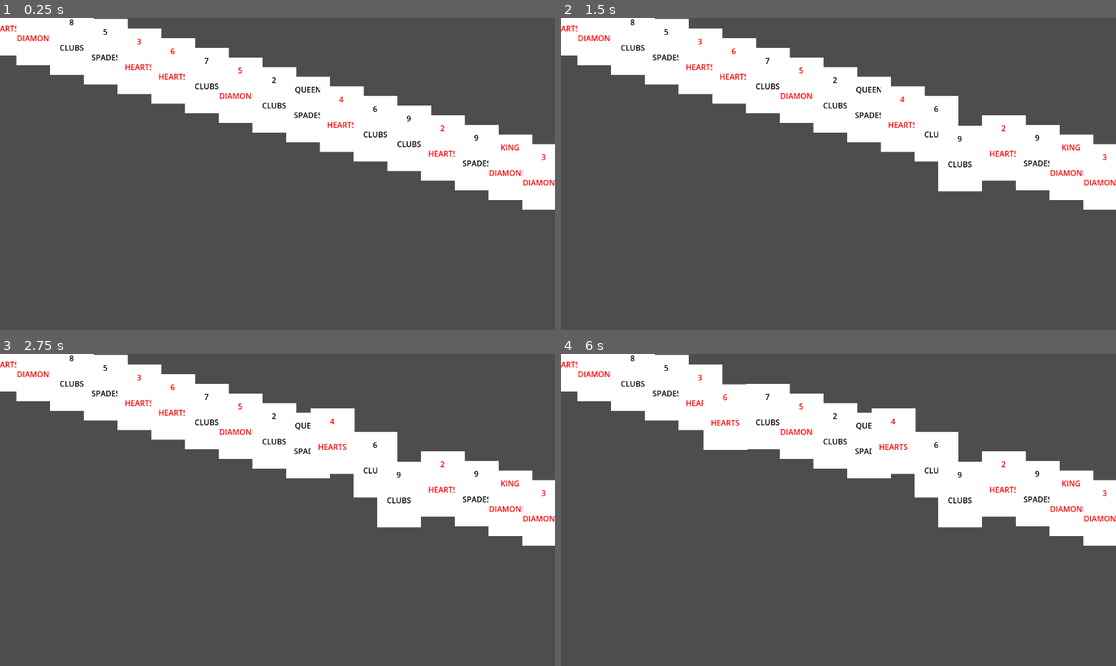
Above: before the commit, frames 1-4 (two rows, left to right).
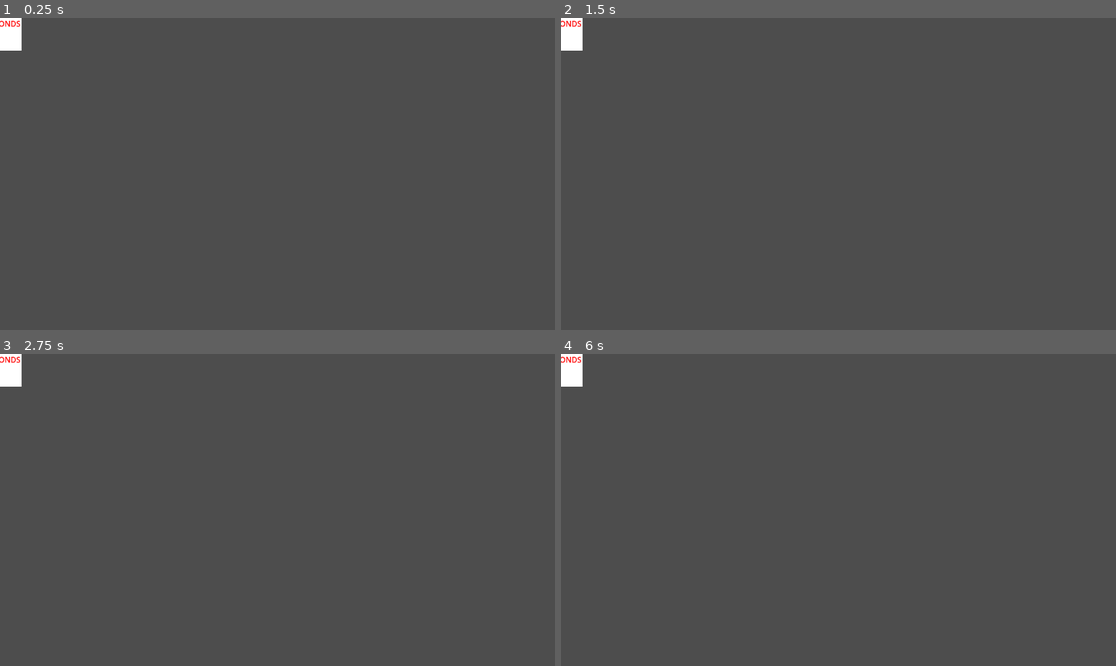
Above: after the commit, the same moments.

Repository: Virkkunen/twentyone
Game: Godot game, scene res://scenes/game.tscn
Same seed, same stepped clock (60 frames per second), same inputs: the game is played once before the commit and once after it.
Inputs (mouse positions are in pixels of both pictures, inside the frame that each line leads up to):
- Up to frame 1 (0.25 s): no input
- Up to frame 2 (1.5 s): tap Enter at 0.5 s; move the mouse to (960, 158) at 0.52 s; click (960, 158) at 0.67 s; tap Space at 1.25 s; drag from (727, 189) to (566, 24) at 1.27 s
- Up to frame 3 (2.75 s): tap Enter at 2 s; move the mouse to (333, 441) at 2.02 s; click (333, 441) at 2.17 s
- Up to frame 4 (6 s): tap Space at 2.75, 4.25 s; drag from (810, 572) to (599, 369) at 2.77 s; tap Enter at 3.5 s; move the mouse to (1005, 556) at 3.52 s; click (1005, 556) at 3.67 s; drag from (672, 463) to (633, 378) at 4.27 s; move the mouse to (866, 510) at 5.02 s; click (866, 510) at 5.17 s; drag from (755, 432) to (666, 388) at 5.77 s

The runs differ from the first frame. In frame 1, 21% of the frame differs, in the area x 0-100%, y 0-62%; in frame 2, 21%; in frame 3, 21%; in frame 4, 21%.

Commit message:
basic scoring

Diff:
--- a/project.godot
+++ b/project.godot
@@ -27,3 +27,4 @@
 [rendering]
 
 renderer/rendering_method="mobile"
+textures/vram_compression/import_etc2_astc=true
--- a/scenes/card.tscn
+++ b/scenes/card.tscn
@@ -19,6 +19,7 @@
 offset_top = -53.0
 offset_right = 45.0
 offset_bottom = -30.0
+theme_override_colors/font_color = Color(0, 0, 0, 1)
 text = "1"
 horizontal_alignment = 1
 vertical_alignment = 1
@@ -27,6 +28,7 @@
 offset_left = -46.0
 offset_right = 45.0
 offset_bottom = 23.0
+theme_override_colors/font_color = Color(0, 0, 0, 1)
 text = "clubs"
 horizontal_alignment = 1
 vertical_alignment = 1
--- a/scenes/game.tscn
+++ b/scenes/game.tscn
@@ -1,11 +1,18 @@
-[gd_scene load_steps=3 format=3 uid="uid://cf1g3icj8h4jb"]
+[gd_scene load_steps=5 format=3 uid="uid://cf1g3icj8h4jb"]
 
 [ext_resource type="Script" path="res://scripts/game.gd" id="1_cd4p2"]
 [ext_resource type="Script" path="res://scripts/deck.gd" id="2_qfe0i"]
+[ext_resource type="Script" path="res://scripts/player.gd" id="3_d633v"]
+[ext_resource type="Script" path="res://scripts/house.gd" id="4_ehm00"]
 
 [node name="Game" type="Node2D"]
 script = ExtResource("1_cd4p2")
-deck = null
 
 [node name="Deck" type="Node2D" parent="."]
 script = ExtResource("2_qfe0i")
+
+[node name="Player" type="Node2D" parent="."]
+script = ExtResource("3_d633v")
+
+[node name="House" type="Node2D" parent="."]
+script = ExtResource("4_ehm00")
--- a/scripts/card.gd
+++ b/scripts/card.gd
@@ -1,57 +1,55 @@
 extends Node2D
 
 enum CardSuit {
-  CLUBS,
-  SPADES,
-  HEARTS,
-  DIAMONDS
+	CLUBS,
+	SPADES,
+	HEARTS,
+	DIAMONDS
 }
 
 enum SuitColour {
-  RED,
-  BLACK
+	RED,
+	BLACK
 }
 
 enum CardRank {
-  ACE, TWO, THREE, FOUR, FIVE,
-  SIX, SEVEN, EIGHT, NINE,
-  TEN, JOKER, QUEEN, KING
+	ACE, TWO, THREE, FOUR, FIVE,
+	SIX, SEVEN, EIGHT, NINE,
+	TEN, JOKER, QUEEN, KING
 }
 
-@export var card_suit : CardSuit
-@export var suit_colour : SuitColour
-@export var card_rank : CardRank
-@export var is_face : bool
-@export var card_value : int
-@export var is_down : bool
+@export var card_suit : CardSuit = CardSuit.HEARTS
+@export var suit_colour : SuitColour = SuitColour.RED
+@export var card_rank : CardRank = CardRank.ACE
+@export var is_face : bool = false
+@export var card_value : int = 0
+@export var is_down : bool = true
 
 @onready var label_rank : Label = $Rank
 @onready var label_suit : Label = $Suit
 
-var is_dragging = false
-var mouse_offset = Vector2.ZERO
+func _ready() -> void:
+	update_card()
 
 func update_card() -> void:
-  if card_rank >= CardRank.TWO and card_rank <= CardRank.TEN:
-    label_rank.text = str(card_rank + 1)
-  else:
-    label_rank.text = CardRank.keys()[card_rank]
-  label_suit.text = CardSuit.keys()[card_suit]
+	if card_rank >= CardRank.TWO and card_rank <= CardRank.TEN:
+		label_rank.text = str(card_rank + 1)
+	else:
+		label_rank.text = CardRank.keys()[card_rank]
+	label_suit.text = CardSuit.keys()[card_suit]
 
-  if suit_colour == SuitColour.RED:
-    label_suit.set("theme_override_colors/font_color", Color.RED)
-    label_rank.set("theme_override_colors/font_color", Color.RED)
-  else:
-    label_suit.set("theme_override_colors/font_color", Color.BLACK)
-    label_rank.set("theme_override_colors/font_color", Color.BLACK)
+	if suit_colour == SuitColour.RED:
+		label_suit.set("theme_override_colors/font_color", Color.RED)
+		label_rank.set("theme_override_colors/font_color", Color.RED)
+	else:
+		label_suit.set("theme_override_colors/font_color", Color.BLACK)
+		label_rank.set("theme_override_colors/font_color", Color.BLACK)
 
-  # card value
-  # ranks are as they are, face cards are 10
-  # ace is 1 or 11
-  if card_rank >= CardRank.TWO and card_rank <= CardRank.TEN:
-    card_value = card_rank + 1
-  elif is_face:
-    card_value = 10
-  # elif card is ace, check other cards
-  # if total is over 21, ace is 1, else 11
-  # maybe this should be in the game logic
+	# aces are being calculated at player and house hands
+	if card_rank >= CardRank.TWO and card_rank <= CardRank.TEN:
+		card_value = card_rank + 1
+	elif is_face:
+		card_value = 10
+
+func flip_card() -> void:
+	pass
--- a/scripts/deck.gd
+++ b/scripts/deck.gd
@@ -1,31 +1,32 @@
 extends Node2D
 
-var Card : Resource = preload("res://scripts/card.gd")
+var Card = preload("res://scripts/card.gd")
 
 @export var deck: Array = []
 
-var card_being_dragged : Node2D
+# var card_being_dragged : Node2D
 
 func _ready() -> void:
-	create_deck()
-	shuffle_deck()
-	DEBUG_show_deck()
+	pass
+	# create_deck()
+	# shuffle_deck()
 
-func _process(delta: float) -> void:
-	if card_being_dragged:
-		var mouse_pos = get_global_mouse_position()
-		card_being_dragged.position = Vector2(clamp(mouse_pos.x, 0, Global.screen_size.x), clamp(mouse_pos.y, 0, Global.screen_size.y))
+# func _process(delta: float) -> void:
+# 	if card_being_dragged:
+# 		var mouse_pos = get_global_mouse_position()
+# 		card_being_dragged.position = Vector2(clamp(mouse_pos.x, 0, Global.screen_size.x), clamp(mouse_pos.y, 0, Global.screen_size.y))
 
-func _input(event: InputEvent) -> void:
-	if event is InputEventMouseButton and event.button_index == MOUSE_BUTTON_LEFT:
-		if event.pressed:
-			print("click")
-			var card = check_for_card()
-			if card:
-				card_being_dragged = card
-		else:
-			print("release")
-			card_being_dragged = null
+# this is blackjack, cards don't need to be dragged
+# func _input(event: InputEvent) -> void:
+# 	if event is InputEventMouseButton and event.button_index == MOUSE_BUTTON_LEFT:
+# 		if event.pressed:
+# 			print("click")
+# 			var card = check_for_card()
+# 			if card:
+# 				card_being_dragged = card
+# 		else:
+# 			print("release")
+# 			card_being_dragged = null
 
 func create_deck() -> void:
 	for suit in Card.CardSuit.values():
@@ -38,6 +39,7 @@
 
 			card.name = str(Card.CardRank.keys()[rank]) + " OF " + str(Card.CardSuit.keys()[suit])
 			deck.append(card)
+			add_child(card)
 
 func shuffle_deck() -> void:
 	deck.shuffle()
@@ -52,10 +54,10 @@
 		start_pos += card_offset
 		card.update_card()
 
-func check_for_card() -> Node2D:
-	var space_state = get_world_2d().direct_space_state
-	var params = PhysicsPointQueryParameters2D.new()
-	params.position = get_global_mouse_position()
-	params.collide_with_areas = true
-	var result = space_state.intersect_point(params)
-	return result[0].collider.get_parent() if result.size() > 0 else null
+# func check_for_card() -> Node2D:
+# 	var space_state = get_world_2d().direct_space_state
+# 	var params = PhysicsPointQueryParameters2D.new()
+# 	params.position = get_global_mouse_position()
+# 	params.collide_with_areas = true
+# 	var result = space_state.intersect_point(params)
+# 	return result[0].collider.get_parent() if result.size() > 0 else null
--- a/scripts/game.gd
+++ b/scripts/game.gd
@@ -1,16 +1,22 @@
 extends Node2D
 
 @export var player_score : int
-@export var player_hand : Array
-@export var house_hand : Array
 
 @onready var Deck = $Deck
+@onready var Player = $Player
+@onready var House = $House
 
 func _ready() -> void:
-	Global.screen_size = get_viewport_rect().size
+	# Global.screen_size = get_viewport_rect().size
+	Deck.create_deck()
+	Deck.deck.shuffle()
+	deal_cards(Player, 2)
+	deal_cards(House, 2)
 
-func deal_cards() -> void:
-	pass
-
-func calc_card_value(_card) -> void:
-	pass
+func deal_cards(whose : Node2D, cards : int, _face_down : bool = false) -> void:
+	for index in cards:
+		var card = Deck.deck.pop_front()
+		whose.hand.append(card)
+		Deck.remove_child(card)
+		whose.add_child(card)
+	whose.calc_total()
--- a/scripts/global.gd
+++ b/scripts/global.gd
@@ -1,6 +1,8 @@
 extends Node
 
 signal score_changed
+signal player_total_changed
+signal house_total_changed
 
 @export var score = 0:
   get:
@@ -9,4 +11,18 @@
     score = value
     emit_signal("score_changed")
 
-@export var screen_size : Vector2
+@export var player_total = 0:
+  get:
+    return player_total
+  set(value):
+    player_total = value
+    emit_signal("player_total_changed")
+
+@export var house_total = 0:
+  get:
+    return house_total
+  set(value):
+    house_total = value
+    emit_signal("house_total_changed")
+
+# @export var screen_size : Vector2
--- /dev/null
+++ b/scripts/house.gd
@@ -0,0 +1,25 @@
+extends Node2D
+
+@export var hand : Array = []
+@export var total : int
+
+var Card = preload("res://scripts/card.gd")
+
+func calc_total() -> void:
+	var local_total = 0
+	var ace_count = 0
+	print("Hand: ", hand)
+	for card in hand:
+		print("Card: ", card)
+		if card.card_rank != Card.CardRank.ACE:
+			local_total += card.card_value
+		else:
+			ace_count += 1
+			local_total += 1
+
+	while ace_count > 0 and local_total <= 11:
+		local_total += 10
+		ace_count -= 1
+
+	total = local_total
+	Global.house_total = total
--- /dev/null
+++ b/scripts/player.gd
@@ -0,0 +1,25 @@
+extends Node2D
+
+@export var hand : Array = []
+@export var total : int
+
+var Card = preload("res://scripts/card.gd")
+
+func calc_total() -> void:
+	var local_total = 0
+	var ace_count = 0
+	print("Hand: ", hand)
+	for card in hand:
+		print("Card: ", card)
+		if card.card_rank != Card.CardRank.ACE:
+			local_total += card.card_value
+		else:
+			ace_count += 1
+			local_total += 1
+
+	while ace_count > 0 and local_total <= 11:
+		local_total += 10
+		ace_count -= 1
+
+	total = local_total
+	Global.player_total = total
Not shown, added: export_presets.cfg
